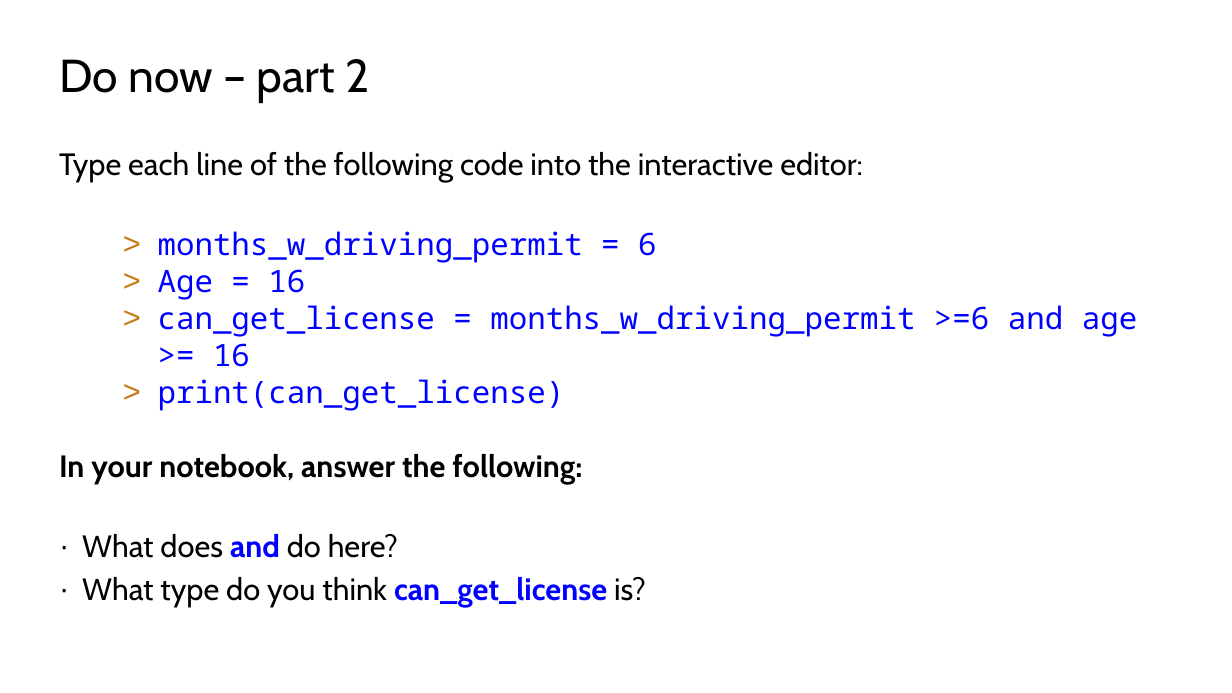
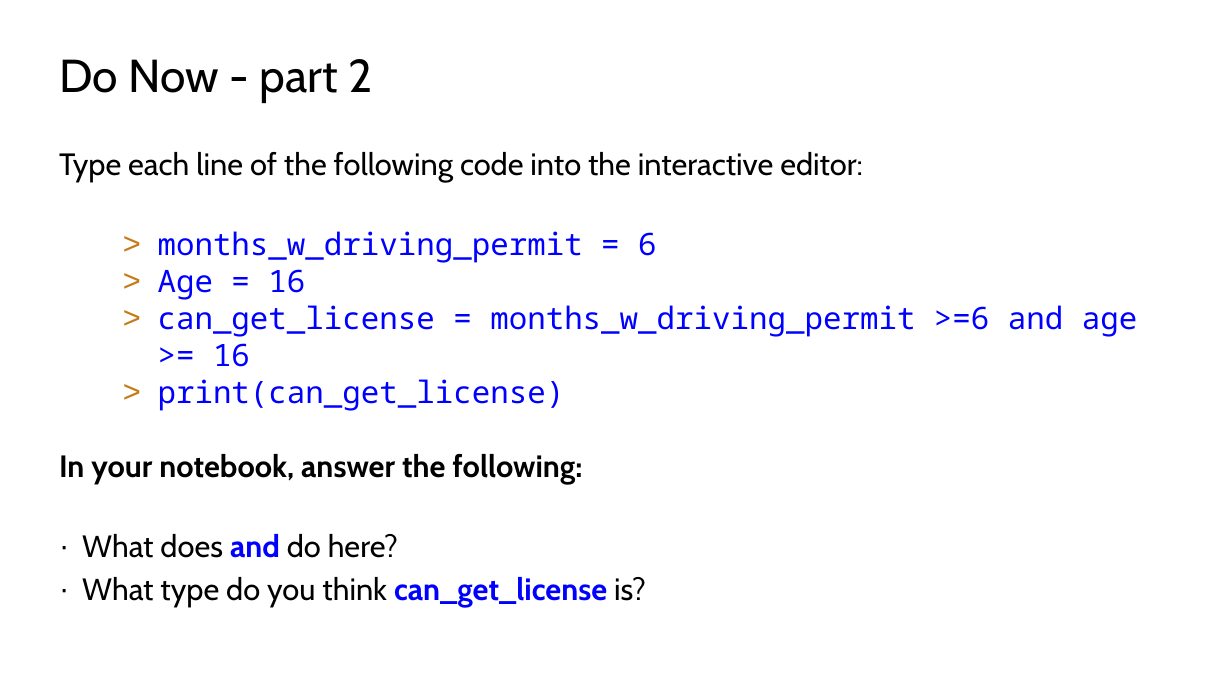
Before and after one commit to TEALSK12/2nd-semester-introduction-to-computer-science, a slide deck: slide 5 of docs/units/2_unit/slidedecks/Intro Python 2.02 TEALS.pptx. Drawn at 1232x693 pixels with LibreOffice and Linux fonts; fonts in the diff are those of the drawing; background and template pictures are left out. Boxes give left, top, right and bottom in pixels: in the first picture for what was removed or moved away, otherwise in the second. Text is boxed around its words. In the diff, an @@ line names an element or a change of style, - is before the commit and + after.

```diff
--- a/docs/units/2_unit/slidedecks/Intro Python 2.02 TEALS.pptx
+++ b/docs/units/2_unit/slidedecks/Intro Python 2.02 TEALS.pptx
@@ title at (x1=59, y1=59, x2=372, y2=103): text changed @@
-Do now – part 2
+Do Now - part 2
```
Also in this commit, not shown: 12 other slides changed, 9 other files.
